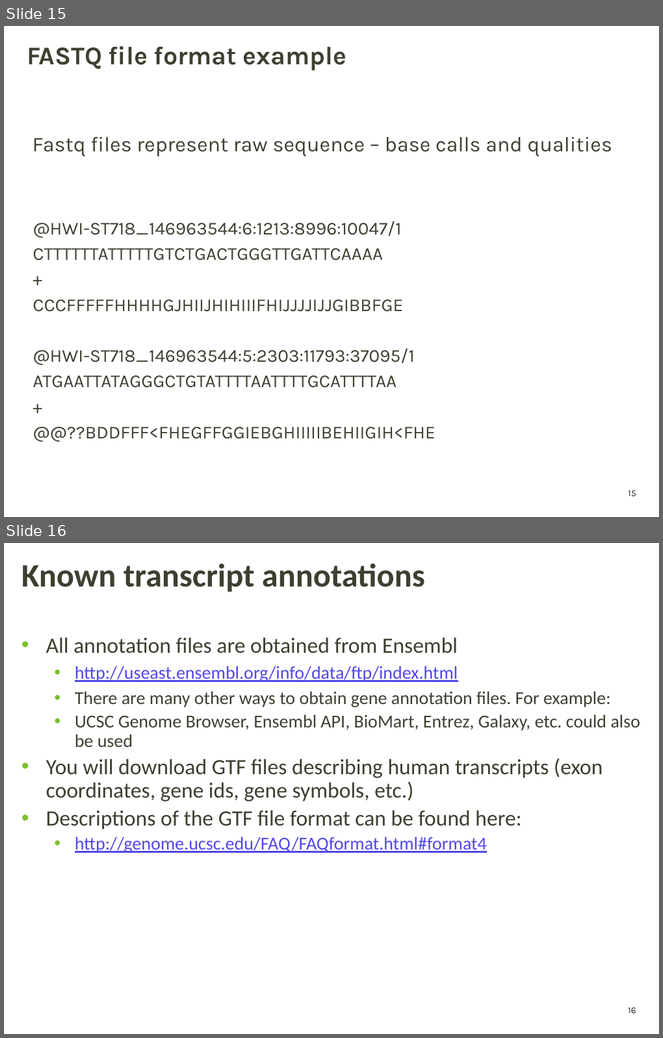
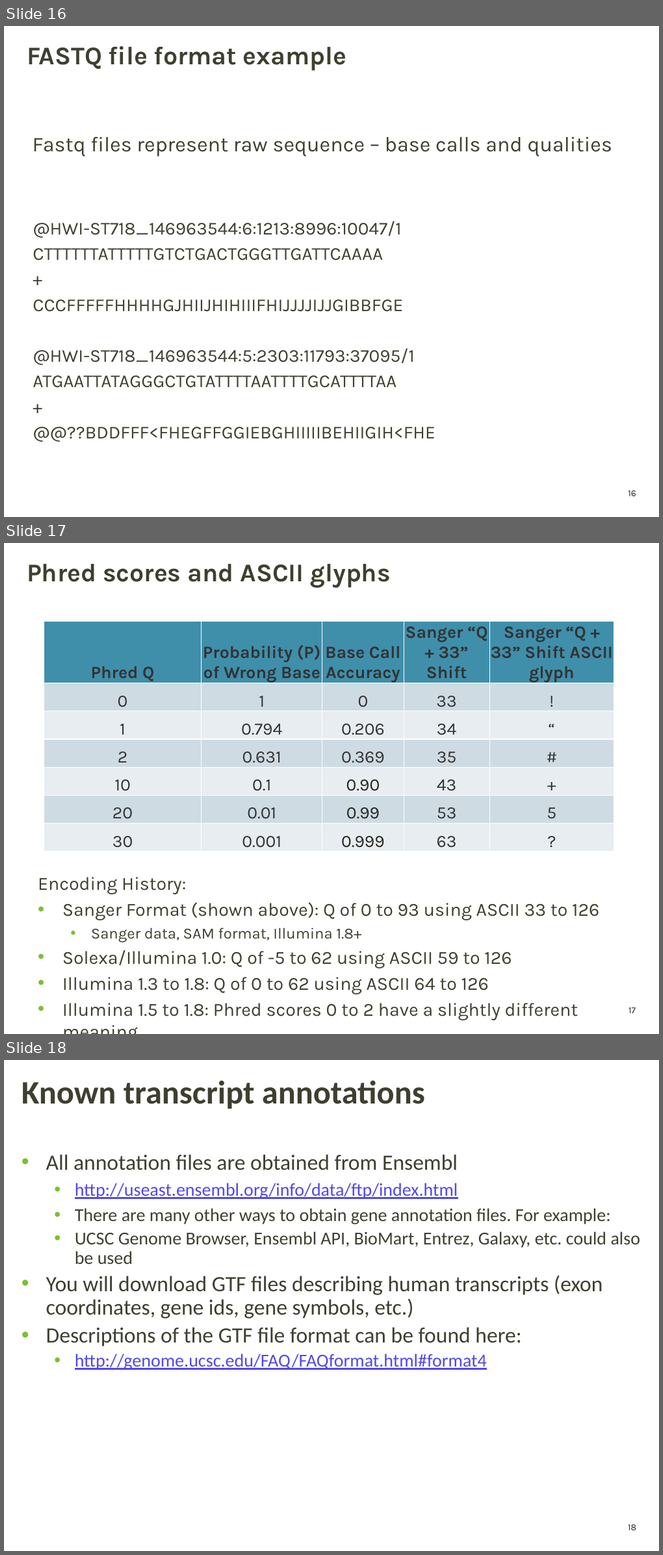
Before and after one commit to griffithlab/pmbio.org, a slide deck: assets/lectures/PMBIO_Module02_Inputs.pptx. Shown one above the other, each under a label of ours: slides 15 and 16 before the commit, slides 16, 17 and 18 after it. The pictures are 663x1038 and 663x1555 pixels, drawn with LibreOffice and Linux fonts; fonts in the diff are those of the drawing; background and template pictures are left out. Boxes give left, top, right and bottom in pixels: in the first picture for what was removed or moved away, otherwise in the second. Text is boxed around its words. In the diff, an @@ line names an element or a change of style, - is before the commit and + after.

```diff
--- a/assets/lectures/PMBIO_Module02_Inputs.pptx
+++ b/assets/lectures/PMBIO_Module02_Inputs.pptx
@@ slide 17 added at [4,543,659,1034], background picture (left out); not listed: 1 template element that a slide beside it also shows @@
@@ title added at [27,564,391,588], 28 pt, text #3F3F32, bold @@
+Phred scores and ASCII glyphs
@@ table added at [44,621,614,853], 7 rows, 5 columns @@
+Phred Q | Probability (P) of Wrong Base | Base Call Accuracy | Sanger “Q + 33” Shift | Sanger “Q + 33” Shift ASCII glyph
+0 | 1 | 0 | 33 | !
+1 | 0.794 | 0.206 | 34 | “
+2 | 0.631 | 0.369 | 35 | #
+10 | 0.1 | 0.90 | 43 | +
+20 | 0.01 | 0.99 | 53 | 5
+30 | 0.001 | 0.999 | 63 | ?
@@ text added at [38,877,599,1021], 20.4 pt, text #3F3F32 @@
+Encoding History:
+• Sanger Format (shown above): Q of 0 to 93 using ASCII 33 to 126
+  • Sanger data, SAM format, Illumina 1.8+
+• Solexa/Illumina 1.0: Q of -5 to 62 using ASCII 59 to 126
+• Illumina 1.3 to 1.8: Q of 0 to 62 using ASCII 64 to 126
+• Illumina 1.5 to 1.8: Phred scores 0 to 2 have a slightly different meaning
@@ what was slide 15 is now slide 16 @@
@@ page number at [628,491,636,497]: text changed @@
-15
+16
@@ what was slide 16 is now slide 18 @@
@@ page number at [628,1525,636,1531]: text changed @@
-16
+18
```
Also in this commit, not shown: 2 slides changed, 1 other slide added, 5 other files.
